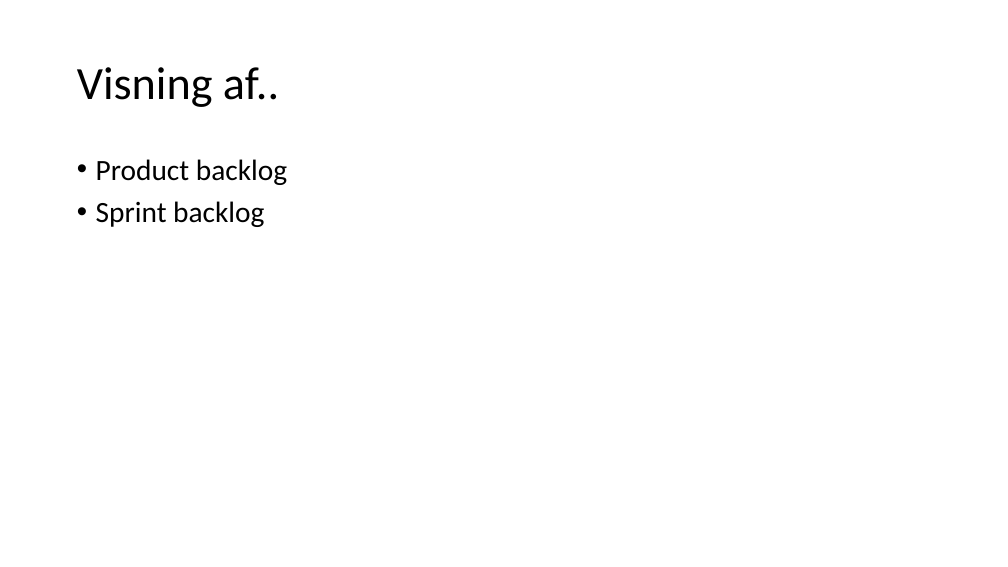
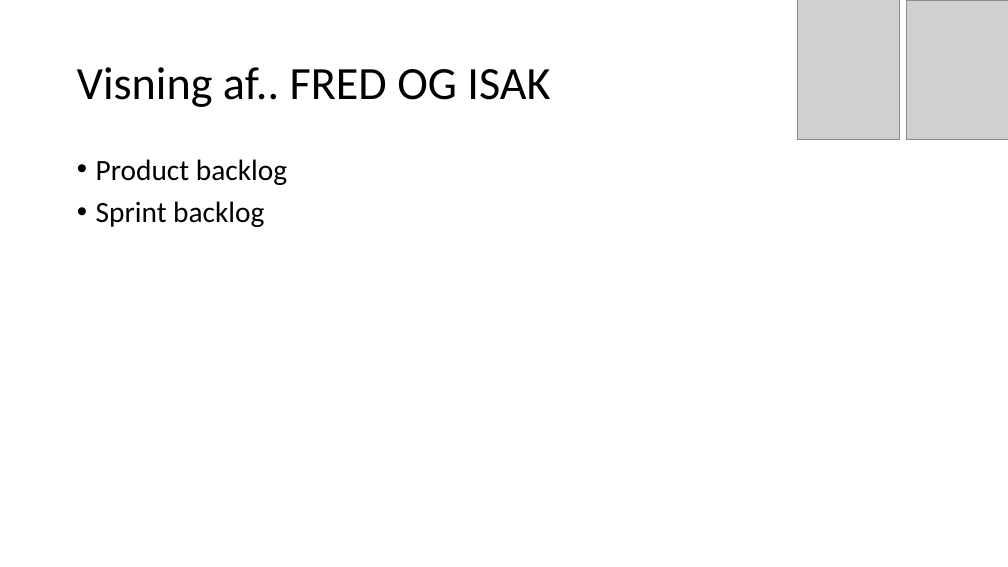
Before and after one commit to mart56p7/kino, a slide deck: slide 9 of powerpoint.pptx. Drawn at 1008x567 pixels with LibreOffice and Linux fonts; fonts in the diff are those of the drawing; grey boxes stand for pictures. Boxes give left, top, right and bottom in pixels: in the first picture for what was removed or moved away, otherwise in the second. Text is boxed around its words. In the diff, an @@ line names an element or a change of style, - is before the commit and + after.

```diff
--- a/powerpoint.pptx
+++ b/powerpoint.pptx
@@ picture added at [798, 0, 900, 140] @@
@@ picture added at [907, 0, 1008, 140] @@
@@ title at [77, 67, 550, 107]: text changed @@
-Visning af..
+Visning af.. FRED OG ISAK
```
Also in this commit, not shown: 9 other slides changed, 15 other files.
